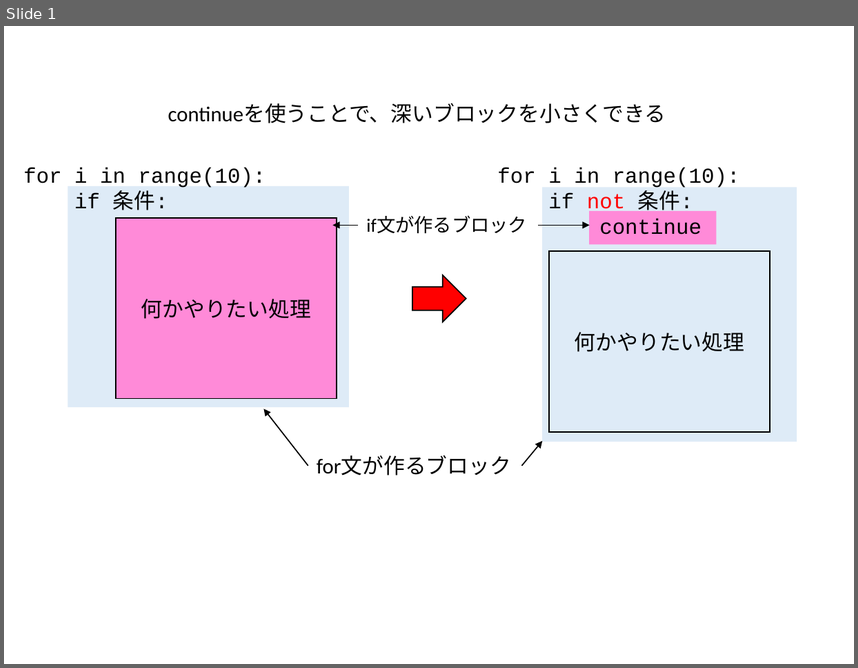
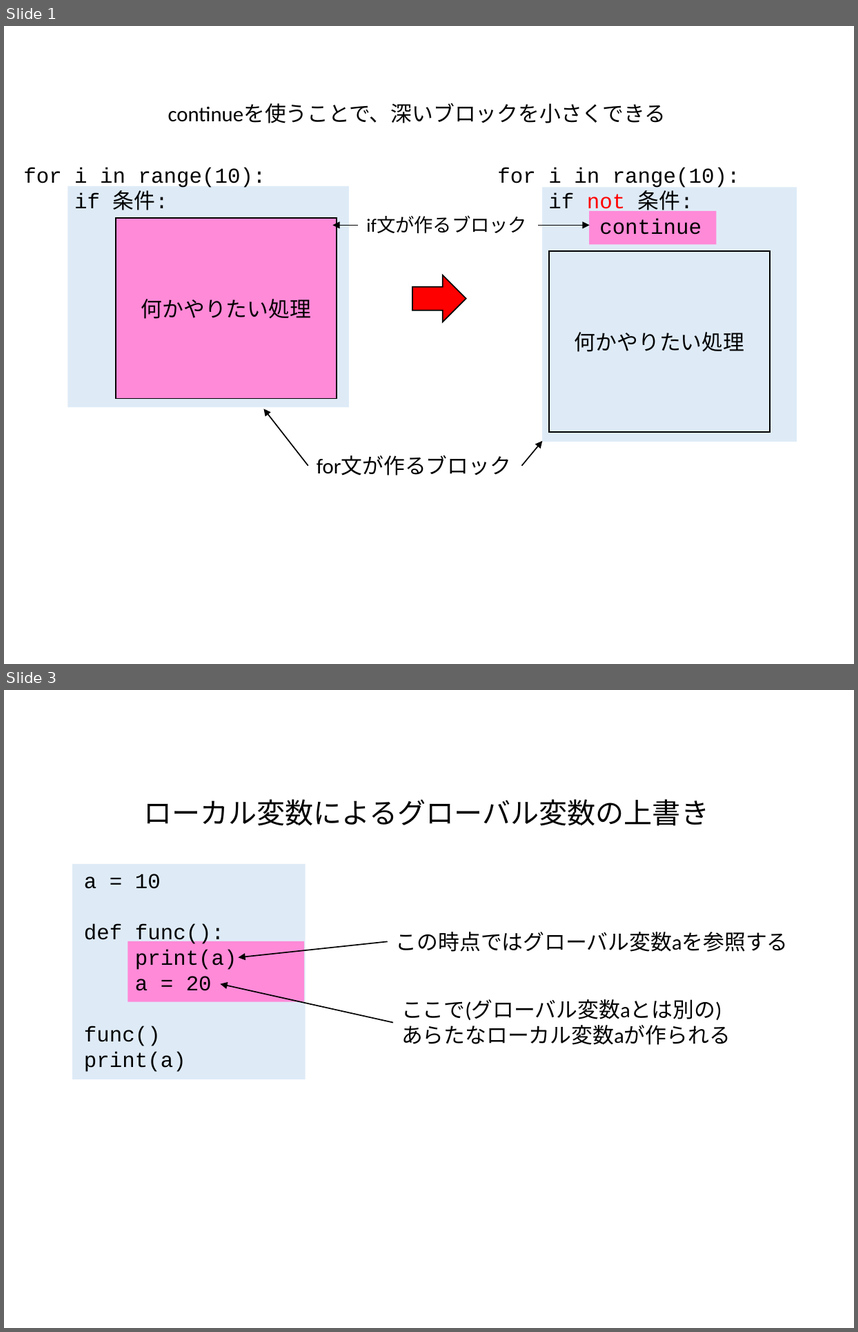
Before and after one commit to kaityo256/python_zero, a slide deck: while/fig/fig.pptx. Shown one above the other, each under a label of ours: slide 1 before the commit, slides 1 and 3 after it; the slides between them are not shown. The pictures are 858x668 and 858x1332 pixels, drawn with LibreOffice and Linux fonts; fonts in the diff are those of the drawing. Boxes give left, top, right and bottom in pixels: in the first picture for what was removed or moved away, otherwise in the second. Text is boxed around its words. In the diff, an @@ line names an element or a change of style, - is before the commit and + after.

```diff
--- a/while/fig/fig.pptx
+++ b/while/fig/fig.pptx
@@ slide 3 added at (x1=4, y1=690, x2=854, y2=1328), background #FFFFFF @@
@@ text added at (x1=143, y1=799, x2=709, y2=826), 24 pt, text #000000 @@
+ローカル変数によるグローバル変数の上書き
@@ rectangle added at (x1=73, y1=863, x2=306, y2=1078), fill #DEEBF7 @@
@@ text added at (x1=84, y1=874, x2=237, y2=1072), 18 pt, text #000000 @@
+a = 10
+def func():
+print(a)
+a = 20
+func()
+print(a)
@@ text added at (x1=396, y1=931, x2=789, y2=952), 18 pt, text #000000 @@
+この時点ではグローバル変数aを参照する
@@ rectangle added at (x1=128, y1=940, x2=305, y2=1001), fill #FF8AD8 @@
@@ arrow added from (388, 942) to (239, 957), #000000 1 pt @@
@@ arrow added from (393, 1023) to (220, 984), #000000 1 pt @@
@@ text added at (x1=401, y1=999, x2=731, y2=1045), 18 pt, text #000000 @@
+ここで(グローバル変数aとは別の)
+あらたなローカル変数aが作られる
```
Also in this commit, not shown: 1 other slide added, 3 other files.
